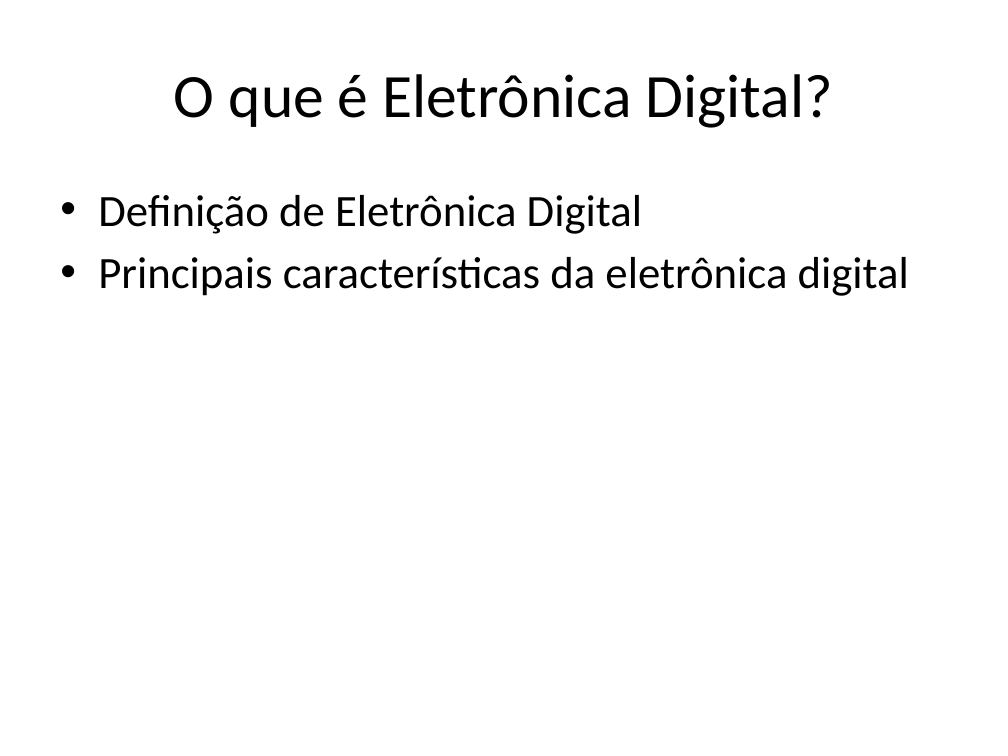
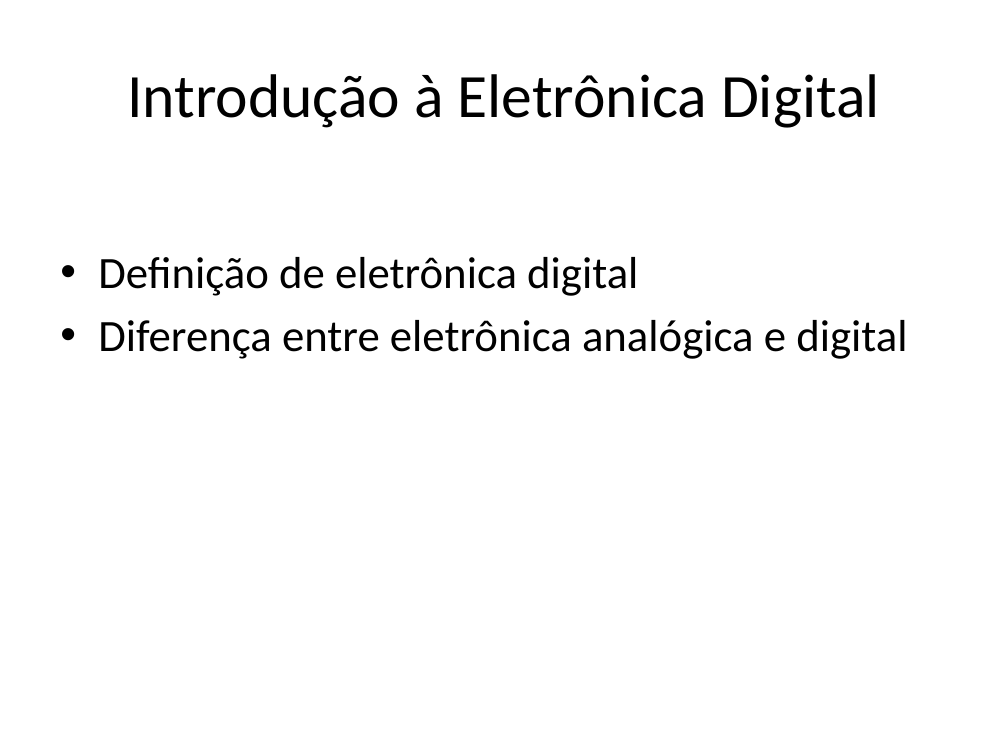
Before and after one commit to lcdlemos/EstagioNutes, a slide deck: slide 2 of IA/auto_apresentacao_IA.pptx. Drawn at 1008x756 pixels with LibreOffice and Linux fonts; fonts in the diff are those of the drawing. Boxes give left, top, right and bottom in pixels: in the first picture for what was removed or moved away, otherwise in the second. Text is boxed around its words. In the diff, an @@ line names an element or a change of style, - is before the commit and + after.

```diff
--- a/IA/auto_apresentacao_IA.pptx
+++ b/IA/auto_apresentacao_IA.pptx
@@ title at (127, 74, 880, 128): text changed @@
-O que é Eletrônica Digital?
+Introdução à Eletrônica Digital
@@ text at (98, 257, 907, 359): text changed @@
-• Definição de Eletrônica Digital
-• Principais características da eletrônica digital
+• Definição de eletrônica digital
+• Diferença entre eletrônica analógica e digital
```
Also in this commit, not shown: 6 other slides changed, 3 slides added, 3 slides removed, 3 other files.
